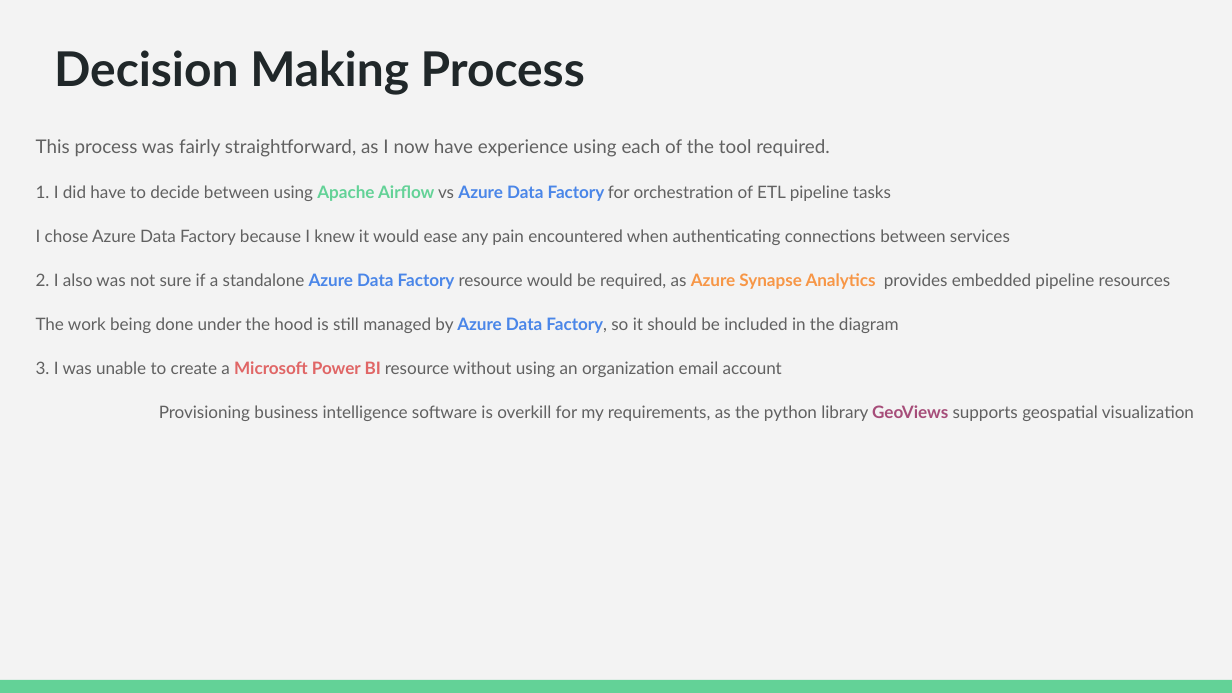
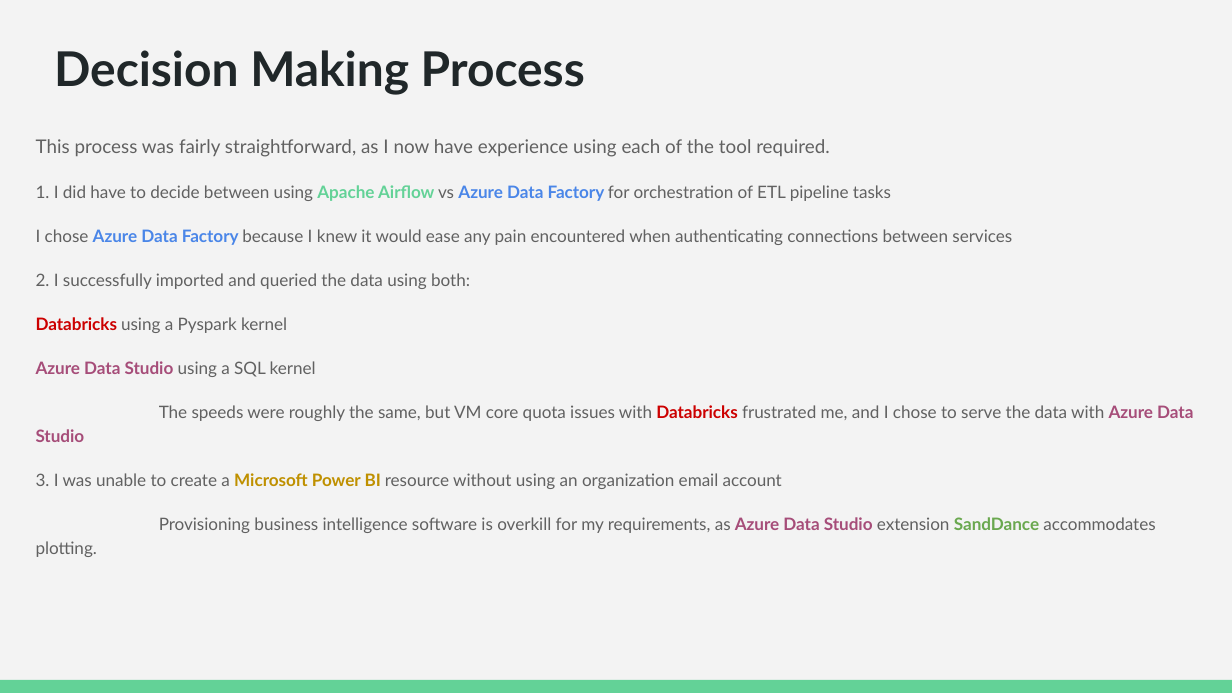
Before and after one commit to conner-mcnicholas/SevereWeatherDB, a slide deck: slide 2 of Step7/docs/DeploymentArchitecture.odp. Drawn at 1232x693 pixels with LibreOffice and Linux fonts; fonts in the diff are those of the drawing. Boxes give left, top, right and bottom in pixels: in the first picture for what was removed or moved away, otherwise in the second. Text is boxed around its words. In the diff, an @@ line names an element or a change of style, - is before the commit and + after.

```diff
--- a/Step7/docs/DeploymentArchitecture.odp
+++ b/Step7/docs/DeploymentArchitecture.odp
@@ text at (36, 229, 1012, 489): text colour #616161 to #4A86E8, bold on in "Azure Data Factory"; text colour #E06666 to #BF9000 in "Microsoft Power BI" @@
@@ text at (36, 273, 1193, 442): text changed @@
-2. I also was not sure if a standalone Azure Data Factory resource would be required, as Azure Synapse Analytics provides embedded pipeline resources
-The work being done under the hood is still managed by Azure Data Factory, so it should be included in the diagram
+2. I successfully imported and queried the data using both:
+Databricks using a Pyspark kernel
+Azure Data Studio using a SQL kernel
+The speeds were roughly the same, but VM core quota issues with Databricks frustrated me, and I chose to serve the data with Azure Data Studio
@@ text at (36, 517, 1155, 557): text changed @@
-Provisioning business intelligence software is overkill for my requirements, as the python library GeoViews supports geospatial visualization
+Provisioning business intelligence software is overkill for my requirements, as Azure Data Studio extension SandDance accommodates plotting.
```
Also in this commit, not shown: 1 other slide changed, 1 slide added, 15 other files.
